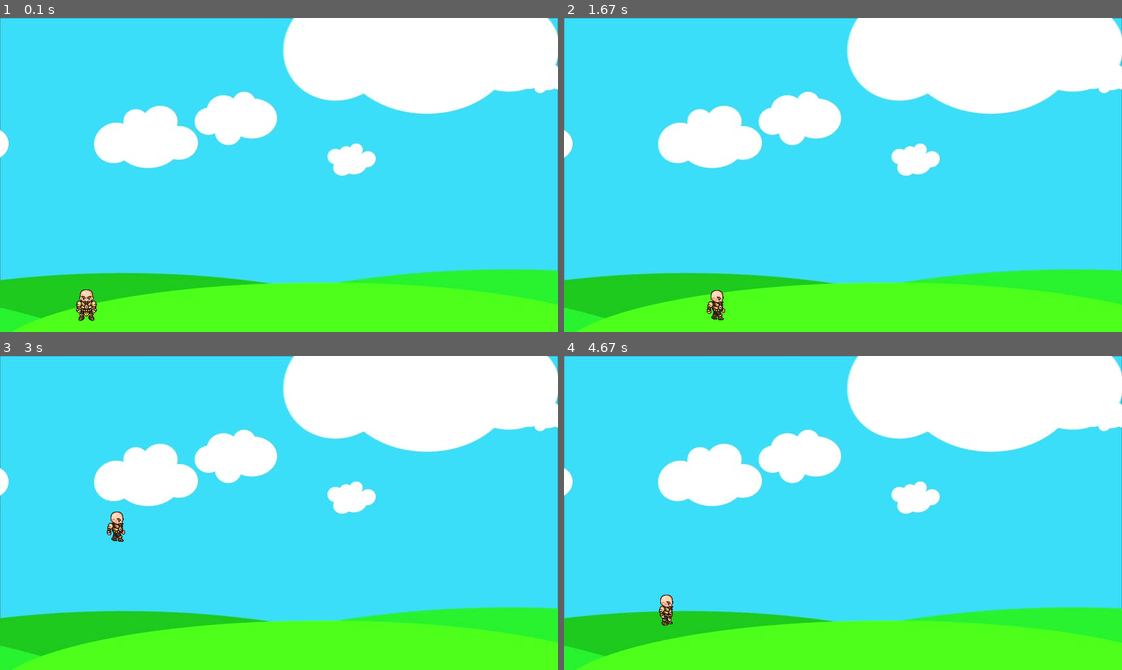
Above: before the commit, frames 1-4 (two rows, left to right).
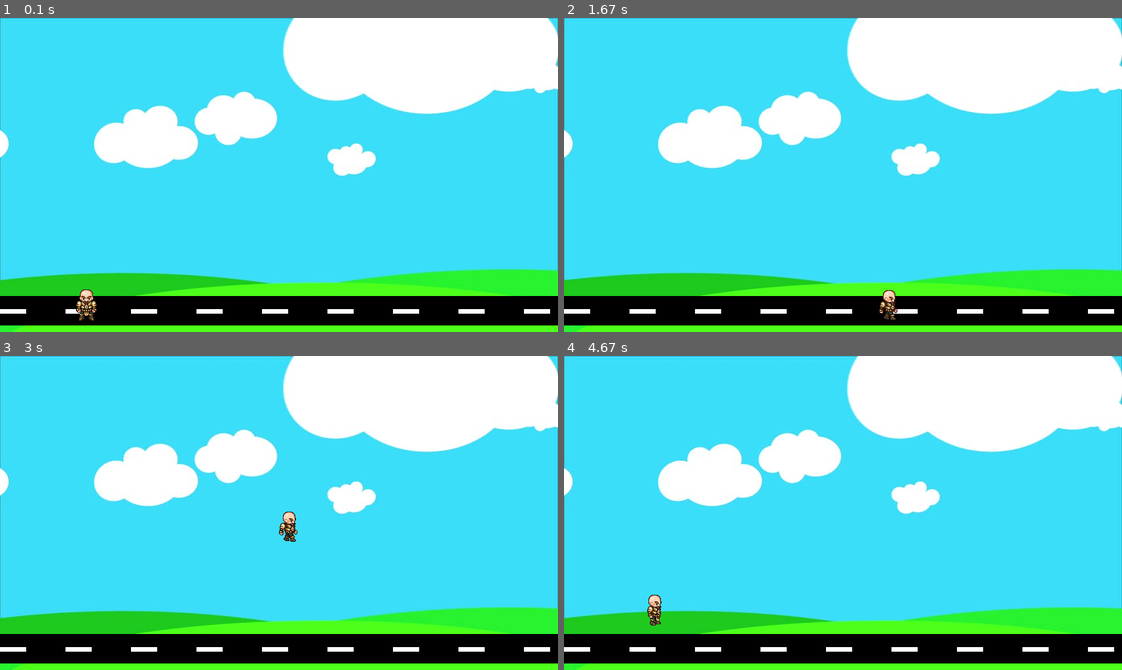
Above: after the commit, the same moments.

Repository: Abhishek532/PyGame
Game: pygame game, started from Pygame1.py
Two runs of this game, one before a commit and one after it. Both use one fixed random seed, a clock stepped at 60 frames per second and the inputs below.
Inputs:
- Up to frame 1 (0.1 s): no input
- Up to frame 2 (1.67 s): hold Right Shift 0.33-0.8 s; hold Right 0.33-0.8 s; hold Right 0.83-1.3 s; tap Space at 0.9, 1.2, 1.4 s; hold Right from 1.33 s (still down)
- Up to frame 3 (3 s): tap Space at 1.7, 1.9, 2.2, 2.47, 2.77, 2.9 s; release Right at 1.8 s; hold Left 1.83-2.37 s; hold Left 2.4-2.8 s; hold Right from 2.83 s (still down)
- Up to frame 4 (4.67 s): tap Space at 3.2, 3.57, 3.87, 4.07, 4.37, 4.57 s; release Right at 3.47 s; hold Right Shift 3.5-3.97 s; hold Left 3.5-3.97 s; hold Left 4-4.47 s; hold Right from 4.5 s (still down)

The runs differ from the first frame. In frame 1, 9.2% of the frame differs, in the area x 0-100%, y 88-98%; in frame 2, 9.4%; in frame 3, 9.8%, in the area x 0-100%, y 49-98%; in frame 4, 9.8%.

Commit message:
Added platform (Road)

Diff:
--- a/Pygame1.py
+++ b/Pygame1.py
@@ -28,6 +28,12 @@
 
 totLeft=0
 totRight=0
+def road():
+    pygame.draw.rect(win,(0,0,0),(0,425,852,45))
+    j=0
+    for i in range(20):
+        pygame.draw.rect(win,(255,255,255),(j,445,40,7))
+        j+=100
 
 def goingLeft(speedMultiplier):
     global x,vel
@@ -50,8 +56,6 @@
             run=False
     moveLeft=False
     moveRight=False
-    anime=True
-
     pygame.display.update()
 
 ######MOVEMENT#####
@@ -66,18 +70,17 @@
             moveRight=True
             moveLeft=False
             totRight+=1
-
-##    elif  pygame.key.get_pressed()[pygame.K_LCTRL]: #Slow
-##        if pygame.key.get_pressed()[pygame.K_LEFT]:
-##            goingLeft(0.125)
-##            moveLeft=True
-##            moveRight=False
-##            totLeft+=1
-##        if pygame.key.get_pressed()[pygame.K_RIGHT]:
-##            goingRight(0.125)
-##            moveRight=True
-##            moveLeft=False
-##            totRight+=1
+    elif pygame.key.get_pressed()[pygame.K_RSHIFT]: #Superfast-For debugging-delete later
+        if pygame.key.get_pressed()[pygame.K_LEFT]:
+            goingLeft(1)
+            moveLeft=True
+            moveRight=False
+            totLeft+=1
+        if pygame.key.get_pressed()[pygame.K_RIGHT]:
+            goingRight(1)
+            moveRight=True
+            moveLeft=False
+            totRight+=1
     else:
         if pygame.key.get_pressed()[pygame.K_LEFT]: #Walk
             goingLeft(0.125)
@@ -93,8 +96,6 @@
     if not(isJump):
         if pygame.key.get_pressed()[pygame.K_SPACE]:
             isJump =True
-
-
     else:
         if jumpCount >= -10:
             neg=1
@@ -102,14 +103,13 @@
                 neg=-1
             y-=(jumpCount**2)*0.5*neg
             jumpCount-=1
-
         else:
             isJump=False
             jumpCount=10
 
-
     if moveLeft==True:
         win.blit(bg,(0,0))
+        road()
         for i in range(len(leftMotion)):
             if totLeft>=len(leftMotion):
                 totLeft=0
@@ -117,17 +117,19 @@
 
     elif moveRight==True:
         win.blit(bg,(0,0))
+        road()
         for i in range(len(rightMotion)):
             if totRight>=len(rightMotion):
                 totRight=0
             win.blit(pygame.image.load(rightMotion[totRight]),(x,y))
     else:
         win.blit(bg,(0,0))
+        road()
         win.blit(stand,(x,y))
-    if pygame.key.get_pressed()[pygame.K_RSHIFT]: #del later
-        print(totLeft)
-
 ########################
 
 
+
+
+
 pygame.quit()
